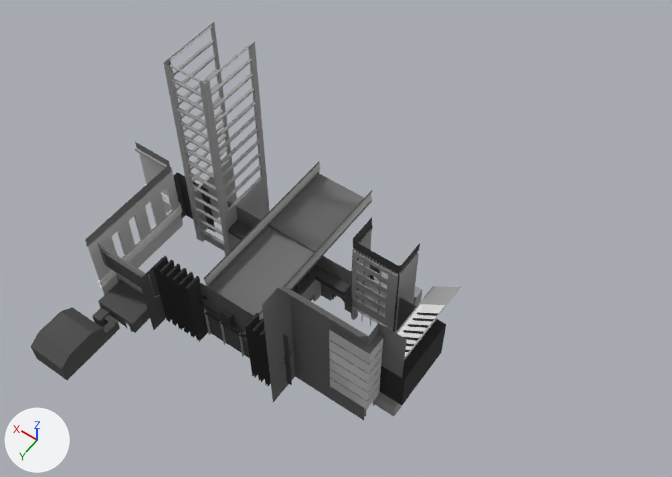
One commit to the FBX model Unity/Assets/Mesh/market.FBX: the scene before it, then after it.
Rendered twice from a 50 mm camera at (-75.5, 85.1, 193.1) aimed at (1.2, -22.3, 24.3). Lighting does not change. The marker at lower left points along +X, +Y and +Z. Where no turn or scale is listed for an object, it has been applied to the vertices. Vertices at the same position are counted once.

Names of what the first picture shows: 'building_whale', 'market_buildings', 'market_centerSplit'.
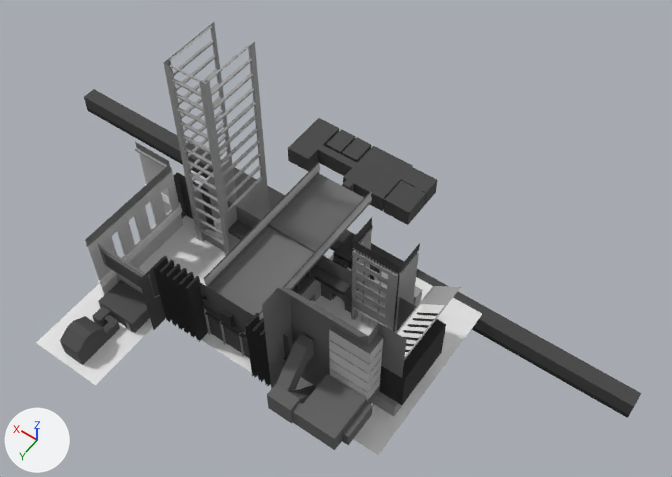
What changed in the scene script:
```text
Change me_mesh:
    used by ob_market_buildings; location = (-9.5, -8.2, 0.0)
    remove me_mesh.from_pydata(...)  # 2722 vertices, 3954 faces; spans x -20.5..69.9, y -28.9..19.9, z -1.7..60.4
    add me_mesh.from_pydata(...)  # 3273 vertices, 4945 faces; spans x -62.5..117.3, y -49.9..22.5, z -7.9..60.4
    me_mesh part 1: 8 vertices removed from x -13.7..24.7, y -14.2..17.5, z 4.6..11.9; 559 vertices added at x -62.5..117.3, y -49.9..22.5, z -7.9..39.1
Change me_mesh_002:
    where me_mesh_002.from_pydata(...)  # 126 vertices, 168 faces; spans x -8.4..9.4, y -5.3..21.6, z 0.0..20.3
    used by ob_building_whale; location = (39.9, 11.7, 0.0)
    me_mesh_002 part 2: all 3 vertices in x 9.4, y 8.0..11.2, z 0.0..7.5 are moved by (-4.4, 0.0, 0.0)
    me_mesh_002 part 3: all 3 vertices in x -0.9, y 18.4..21.6, z 0.0..7.5 are moved by (0.0, -5.1, 0.0)
Add me_mesh_007:
    me_mesh_007.from_pydata([(53.3, 53.4, 0.0), (73.3, 53.4, 0.0), (53.3, 29.5, 0.0), (73.3, 29.5, 0.0)], [], [(2, 3, 1, 0)])
Add me_mesh_005:
    me_mesh_005.from_pydata(...)  # 102 vertices, 114 faces; spans x -63.0..117.0, y -36.0..-13.0, z -9.0..0.0
    me_mesh_005.materials.append(mat_material__26)  # picture img_linear_gradient_png
Add me_mesh_006:
    me_mesh_006.from_pydata(...)  # 13 vertices, 12 faces; spans x -10.3..73.3, y -16.6..29.5, z 0.0
Add ob_floor_main_b:
    ob_floor_main_b = bpy.data.objects.new('floor_main_B', me_mesh_007)
    ob_floor_main_b.location = (-20.6, -23.0, 0.0)
Add ob_floor_3:
    ob_floor_3 = bpy.data.objects.new('floor_3', me_mesh_005)
    ob_floor_3.location = (-9.5, -8.2, 0.0)
Add ob_floor_main_a:
    ob_floor_main_a = bpy.data.objects.new('floor_main_A', me_mesh_006)
    ob_floor_main_a.location = (-20.6, -23.0, 0.0)
```

Where the change shows, as pixel boxes (x1, y1, x2, y2) in the pictures (672 x 477 px; the box of a moved part takes in the faces that stretch with it):
'market_buildings', reshaped (48% wider, 8% taller)
    before: (85, 22, 461, 420)
    after: (84, 22, 641, 450)
'floor_main_A', added
    after: (138, 215, 482, 455)
'building_whale', reshaped (22% narrower, 11% shorter)
    before: (31, 243, 160, 380)
    after: (60, 243, 160, 365)
'floor_main_B', added
    after: (36, 284, 153, 385)
'floor_3', added (black)
    after: (87, 108, 629, 418)
part 1 of me_mesh, built on
    before: (271, 263, 362, 407)
    after: (84, 89, 641, 450)
part 2 of me_mesh_002, moved or reshaped
    before: (61, 307, 103, 333)
    after: (74, 316, 103, 333)
part 3 of me_mesh_002, moved or reshaped
    before: (31, 312, 108, 380)
    after: (60, 321, 108, 365)
